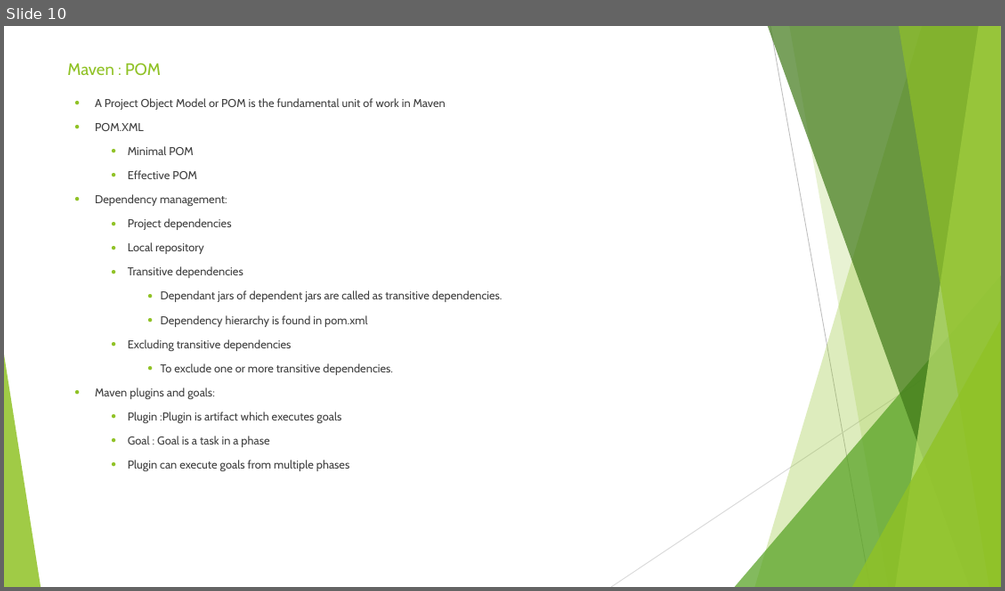
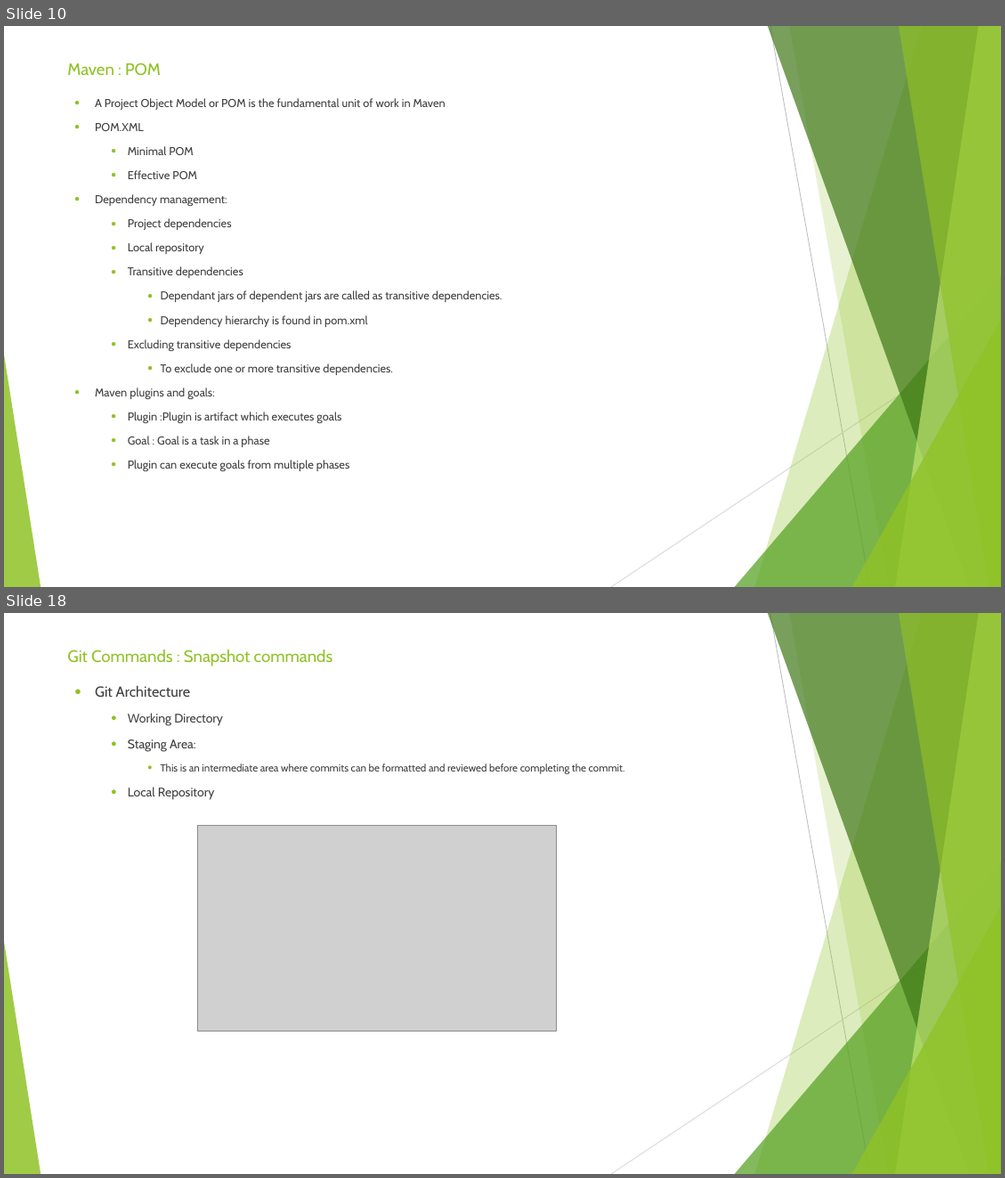
Before and after one commit to sidissir/mk-automation-framework-training, a slide deck: MavenPPT.pptx. Shown one above the other, each under a label of ours: slide 10 before the commit, slides 10 and 18 after it; the slides between them are not shown. The pictures are 1005x591 and 1005x1178 pixels, drawn with LibreOffice and Linux fonts; fonts in the diff are those of the drawing; grey boxes stand for pictures. Boxes give left, top, right and bottom in pixels: in the first picture for what was removed or moved away, otherwise in the second. Text is boxed around its words. In the diff, an @@ line names an element or a change of style, - is before the commit and + after.

```diff
--- a/MavenPPT.pptx
+++ b/MavenPPT.pptx
@@ slide 18 added at (x1=4, y1=613, x2=1001, y2=1174), background #FFFFFF; not listed: 10 template elements that a slide beside it also shows @@
@@ title added at (x1=67, y1=649, x2=333, y2=666), 16 pt, text #90C226 @@
+Git Commands : Snapshot commands
@@ text added at (x1=95, y1=685, x2=625, y2=800), 10 pt, text #3F3F3F @@
+● Git Architecture
+  ● Working Directory
+  ● Staging Area:
+    ● This is an intermediate area where commits can be formatted and reviewed before completing the commit.
+  ● Local Repository
@@ picture added at (x1=197, y1=825, x2=557, y2=1030) @@
```
Also in this commit, not shown: 11 other slides added, 1 other file.
